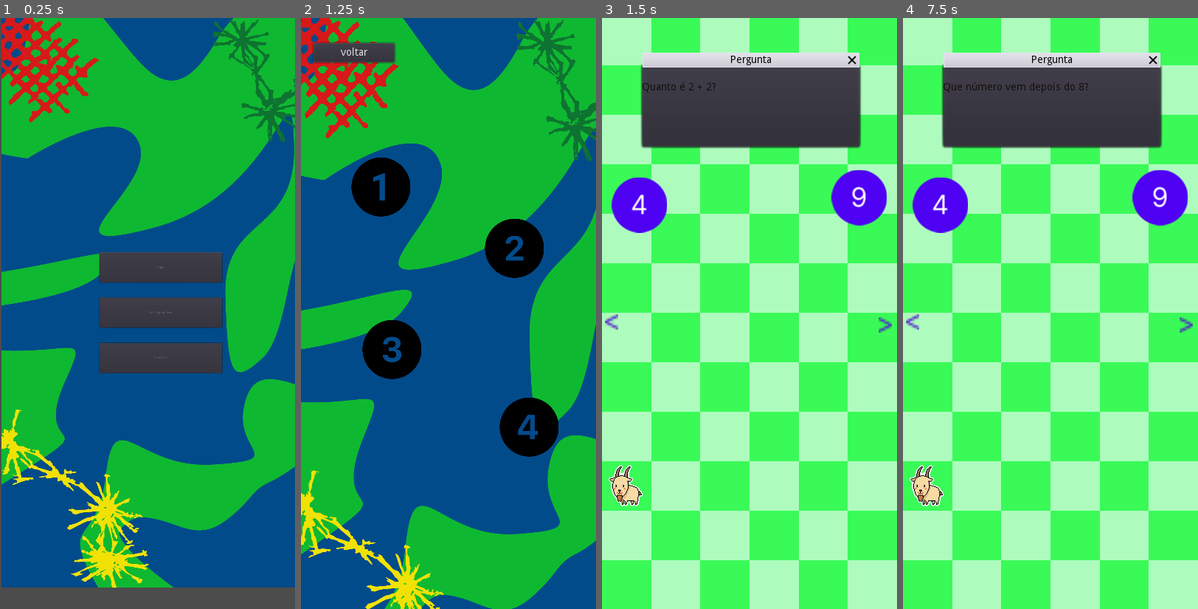
Above: before the commit, frames 1-4 (left to right).
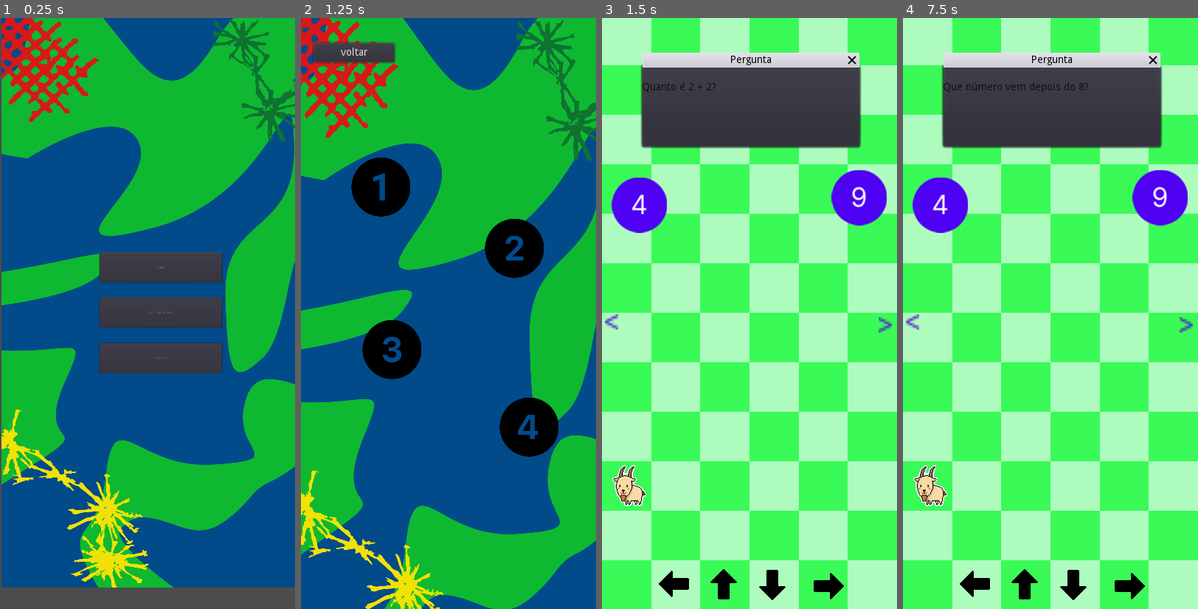
Above: after the commit, the same moments.

Repository: 2023M1T7-Inteli/grupo1
Game: Godot game, scene res://Inicio.tscn
The game is run twice, just before and just after one commit, with the same random seed, the same clock (stepped at 60 frames per second) and the same inputs.
Inputs (mouse positions are in pixels of both pictures, inside the frame that each line leads up to):
- Up to frame 1 (0.25 s): no input
- Up to frame 2 (1.25 s): click "Jogar" at 0.5 s
- Up to frame 3 (1.5 s): click (681, 189) at 1.25 s
- Up to frame 4 (7.5 s): click ">" at 2 s; click (1077, 366) at 2.75 s; click (979, 366) at 3.5 s; click (1029, 366) at 4.25 s; click (1133, 366) at 5 s; click "Voltar" at 5.75 s; click ">" at 6.5 s; click (1115, 248) at 7.25 s

Frames 1-2 are identical in both runs. In frame 3, 1.3% of the frame differs, in the area x 2-82%, y 75-99%; in frame 4, 1.3%.

Commit message:
Atualização 15/03

Diff:
--- /dev/null
+++ b/src/FirstClass/Area2D.gd
@@ -0,0 +1 @@
+extends Area2D
--- /dev/null
+++ b/src/FirstClass/KinematicBody2D.gd
@@ -0,0 +1,15 @@
+extends KinematicBody2D
+var screen_size
+
+func _ready():
+	screen_size = get_viewport_rect().size
+
+func _physics_process(delta):
+	var vector_movement=Vector2.ZERO
+	vector_movement.x = Input.get_action_strength("ui_right")-Input.get_action_strength("ui_left")
+	vector_movement.y = Input.get_action_strength("ui_down")-Input.get_action_strength("ui_up")
+
+	move_and_slide(vector_movement*500)
+	position += vector_movement*delta
+	position.x = clamp(position.x, 0, screen_size.x)
+	position.y = clamp(position.y, 0, screen_size.y)
--- a/src/FirstClass/Minigame1.tscn
+++ b/src/FirstClass/Minigame1.tscn
@@ -1,10 +1,15 @@
-[gd_scene load_steps=6 format=2]
+[gd_scene load_steps=9 format=2]
 
 [ext_resource path="res://Imagens/Minigame1 (1).png" type="Texture" id=1]
 [ext_resource path="res://Imagens/n_4.png" type="Texture" id=2]
 [ext_resource path="res://Imagens/n_9.png" type="Texture" id=3]
 [ext_resource path="res://Imagens/img_pixelGoat.png" type="Texture" id=4]
 [ext_resource path="res://Minigame1.gd" type="Script" id=5]
+[ext_resource path="res://KinematicBody2D.gd" type="Script" id=6]
+[ext_resource path="res://Imagens/seta-para-baixo.png" type="Texture" id=7]
+
+[sub_resource type="RectangleShape2D" id=1]
+extents = Vector2( 32.5, 32.5 )
 
 [node name="Node2D" type="Node2D"]
 script = ExtResource( 5 )
@@ -13,9 +18,17 @@
 position = Vector2( 200, 400 )
 texture = ExtResource( 1 )
 
-[node name="ImgPersonagem" type="Sprite" parent="."]
-position = Vector2( 32, 633 )
+[node name="KinematicBody2D" type="KinematicBody2D" parent="."]
+position = Vector2( 37, 633 )
 scale = Vector2( 0.186245, 0.186245 )
+script = ExtResource( 6 )
+
+[node name="CollisionShape2D" type="CollisionShape2D" parent="KinematicBody2D"]
+position = Vector2( 21.4771, 10.7385 )
+scale = Vector2( 5.36927, 5.36927 )
+shape = SubResource( 1 )
+
+[node name="ImgPersonagem" type="Sprite" parent="KinematicBody2D"]
 texture = ExtResource( 4 )
 
 [node name="N4" type="Sprite" parent="."]
@@ -70,5 +83,45 @@
 margin_right = 268.0
 margin_bottom = 107.0
 
+[node name="buttonDown" type="Button" parent="."]
+margin_left = 210.439
+margin_top = 747.0
+margin_right = 734.439
+margin_bottom = 1265.0
+rect_scale = Vector2( 0.0799978, 0.0799978 )
+icon = ExtResource( 7 )
+flat = true
+
+[node name="buttonLeft" type="Button" parent="."]
+anchor_right = 0.031
+margin_left = 118.439
+margin_top = 745.0
+margin_right = 642.439
+margin_bottom = 1263.0
+rect_rotation = 90.0
+rect_scale = Vector2( 0.079999, 0.079999 )
+icon = ExtResource( 7 )
+flat = true
+
+[node name="buttonUp" type="Button" parent="."]
+margin_left = 186.439
+margin_top = 787.0
+margin_right = 710.439
+margin_bottom = 1305.0
+rect_rotation = 180.0
+rect_scale = Vector2( 0.079999, 0.079999 )
+icon = ExtResource( 7 )
+flat = true
+
+[node name="ButtonRight" type="Button" parent="."]
+margin_left = 287.439
+margin_top = 790.0
+margin_right = 811.439
+margin_bottom = 1308.0
+rect_rotation = 270.0
+rect_scale = Vector2( 0.0799953, 0.0799953 )
+icon = ExtResource( 7 )
+flat = true
+
 [connection signal="pressed" from="Button" to="." method="_on_Button_pressed"]
 [connection signal="pressed" from="Button2" to="." method="_on_Button2_pressed"]
